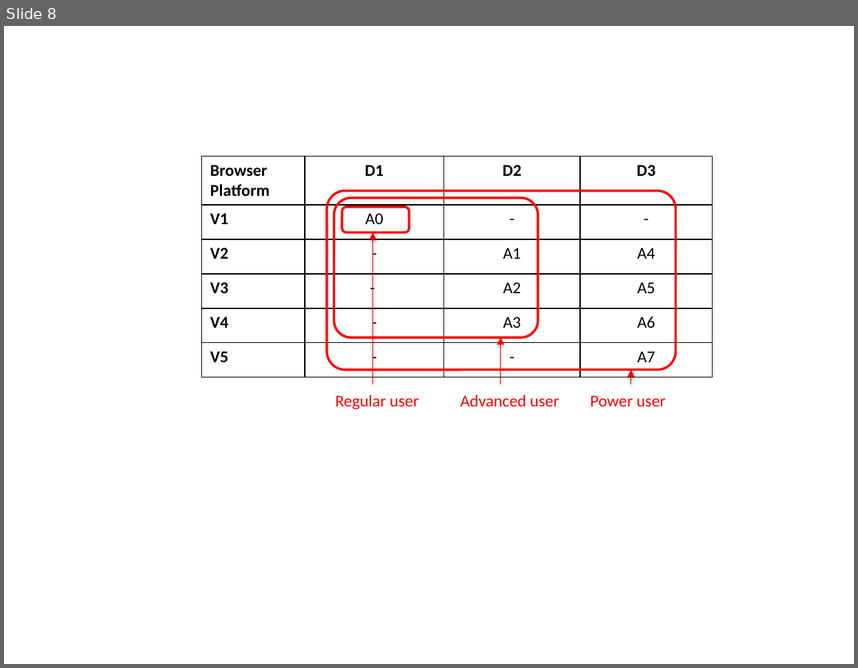
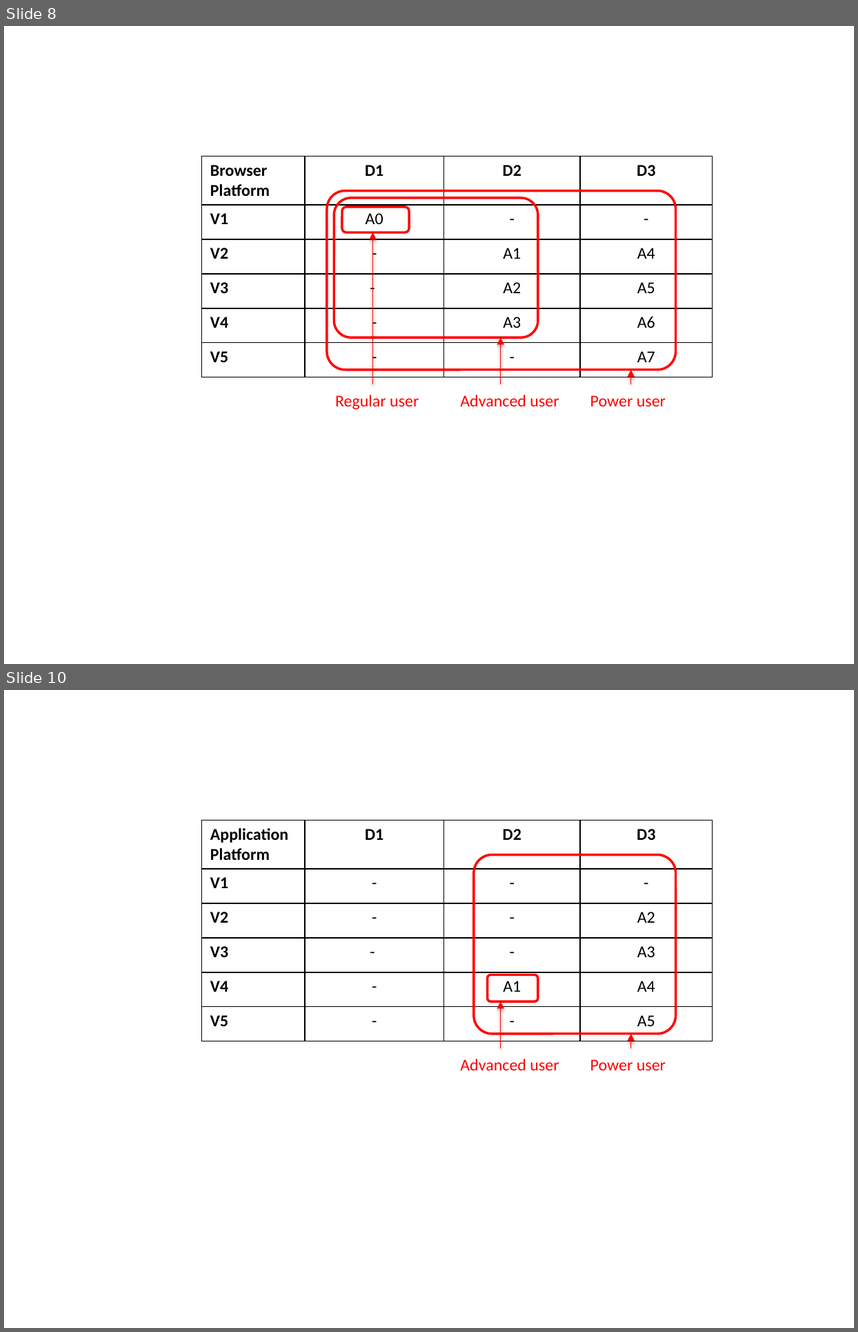
Before and after one commit to reTHINK-project/core-framework, a slide deck: docs/specs/runtime/securityanalysis_figs.pptx. Shown one above the other, each under a label of ours: slide 8 before the commit, slides 8 and 10 after it; the slides between them are not shown. The pictures are 858x668 and 858x1332 pixels, drawn with LibreOffice and Linux fonts; fonts in the diff are those of the drawing. Boxes give left, top, right and bottom in pixels: in the first picture for what was removed or moved away, otherwise in the second. Text is boxed around its words. In the diff, an @@ line names an element or a change of style, - is before the commit and + after.

Commit message:
updated security analysis for app platform

```diff
--- a/docs/specs/runtime/securityanalysis_figs.pptx
+++ b/docs/specs/runtime/securityanalysis_figs.pptx
@@ slide 10 added at bbox=[4, 690, 854, 1328], background #FFFFFF @@
@@ table added at bbox=[202, 820, 712, 1041], 6 rows, 4 columns @@
+Application / Platform | D1 | D2 | D3
+V1 | - | - | -
+V2 | - | - | A2
+V3 | - | - | A3
+V4 | - | A1 | A4
+V5 | - | - | A5
@@ rounded rectangle added at bbox=[474, 855, 677, 1034], outline #FF0000 2 pt @@
@@ rounded rectangle added at bbox=[488, 975, 538, 1001], outline #FF0000 2 pt @@
@@ arrow added from (500, 1048) to (500, 1001), #FF0000 0.75 pt @@
@@ arrow added from (631, 1048) to (631, 1034), #FF0000 0.75 pt @@
@@ text added at bbox=[460, 1058, 559, 1070], 14 pt, text #FF0000 @@
+Advanced user
@@ text added at bbox=[590, 1059, 666, 1070], 14 pt, text #FF0000 @@
+Power user
```
Also in this commit, not shown: 1 other slide added, 2 other files.
